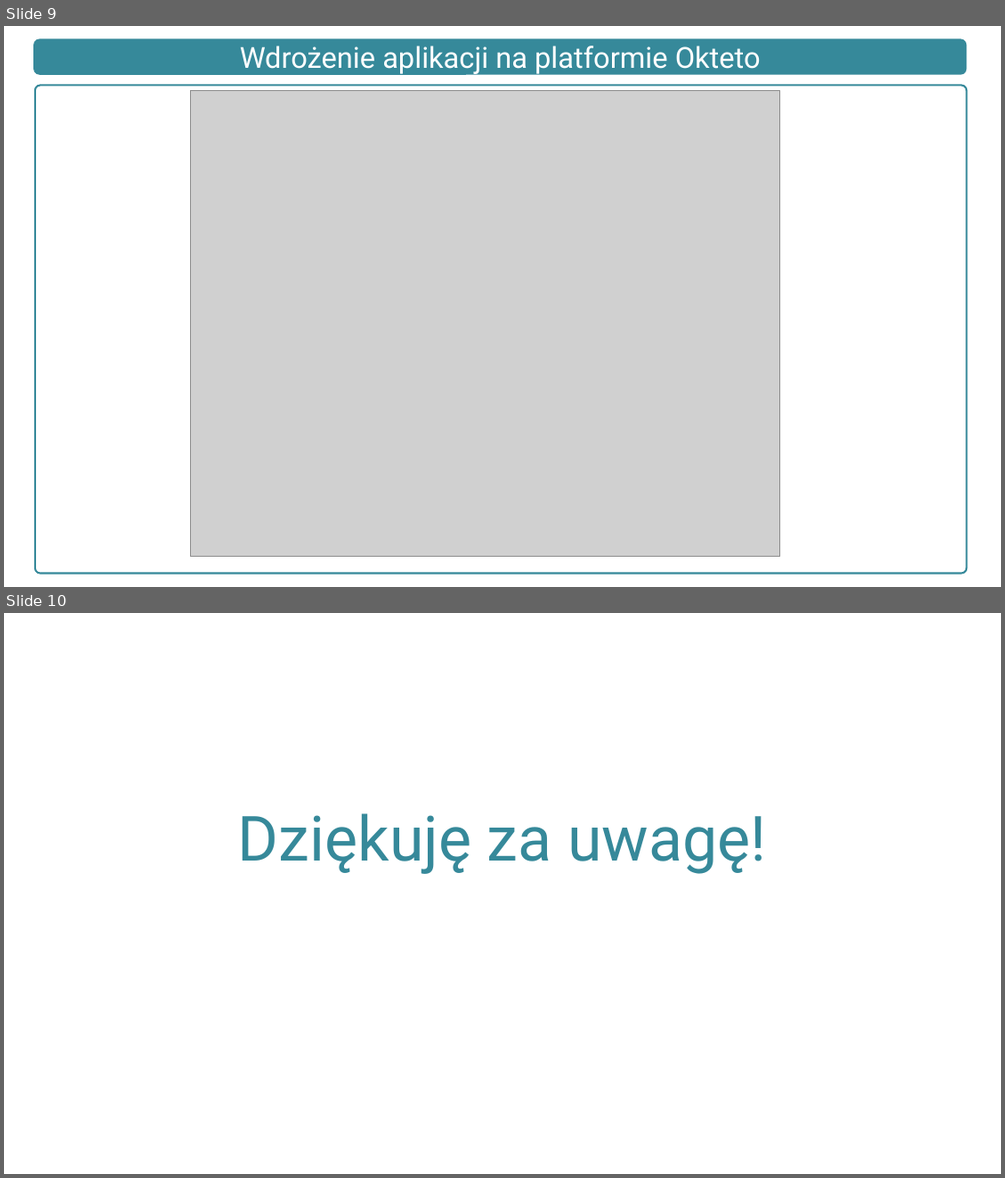
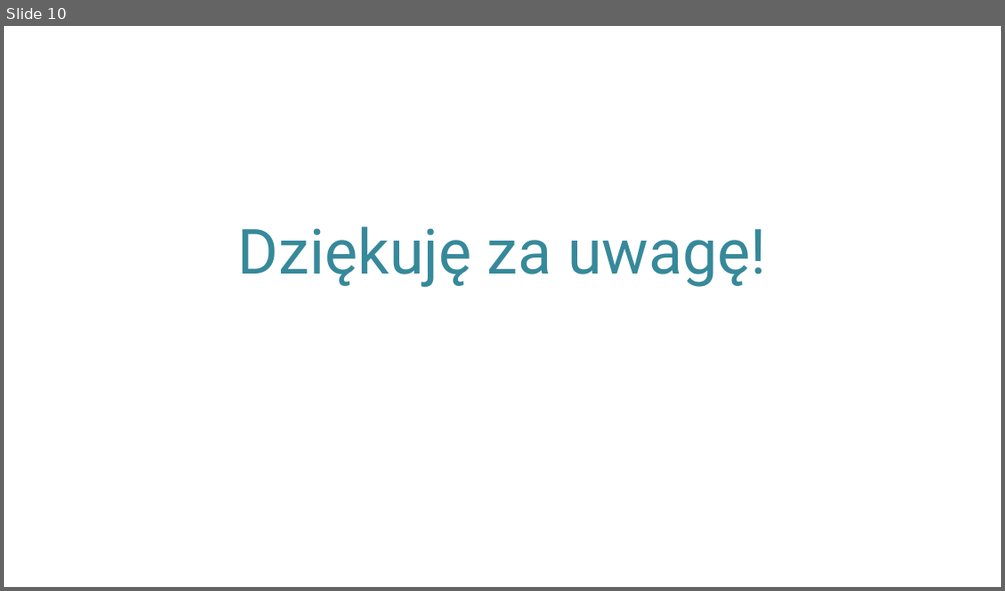
Before and after one commit to lukaszse/praca-dyplomowa, a slide deck: Prezentacja.pptx. Shown one above the other, each under a label of ours: slides 9 and 10 before the commit, slide 10 after it. The pictures are 1005x1178 and 1005x591 pixels, drawn with LibreOffice and Linux fonts; fonts in the diff are those of the drawing; grey boxes stand for pictures. Boxes give left, top, right and bottom in pixels: in the first picture for what was removed or moved away, otherwise in the second. Text is boxed around its words. In the diff, an @@ line names an element or a change of style, - is before the commit and + after.

```diff
--- a/Prezentacja.pptx
+++ b/Prezentacja.pptx
@@ slide 9 removed at [4, 26, 1001, 587], background #FFFFFF @@
@@ rounded rectangle removed at [33, 38, 966, 75] @@
-Wdrożenie aplikacji na platformie Okteto
@@ rounded rectangle removed at [34, 85, 966, 572] @@
@@ picture removed at [191, 91, 780, 556] @@
```
Also in this commit, not shown: 3 slides changed, 2 slides added, 1 other slide removed, 2 other files.
